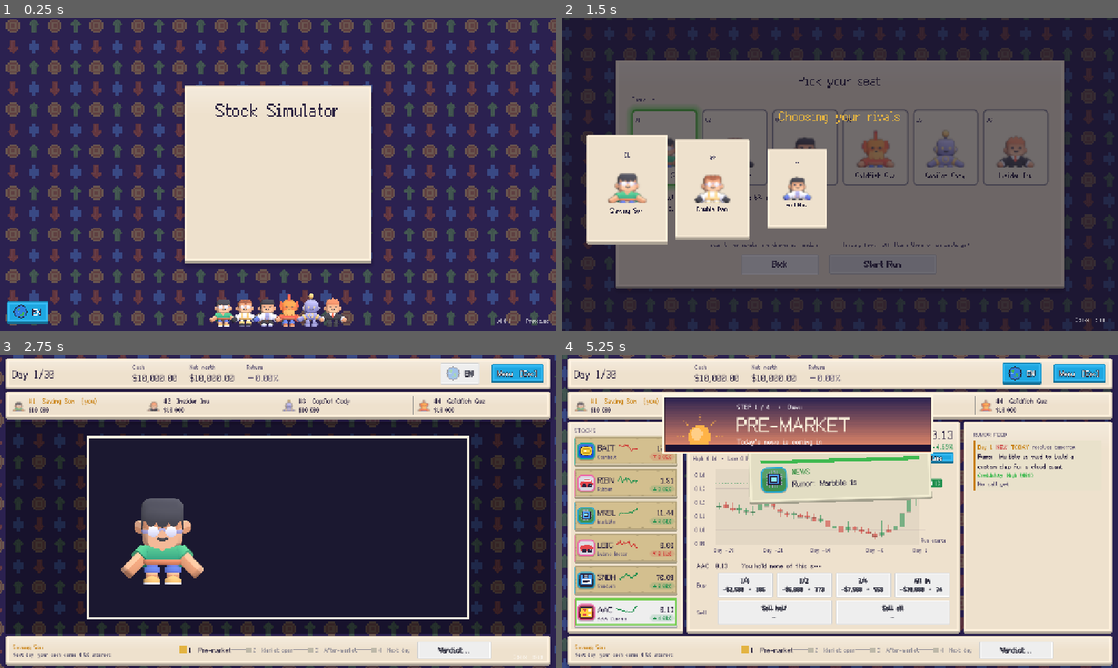
Above: before the commit, frames 1-4 (two rows, left to right).
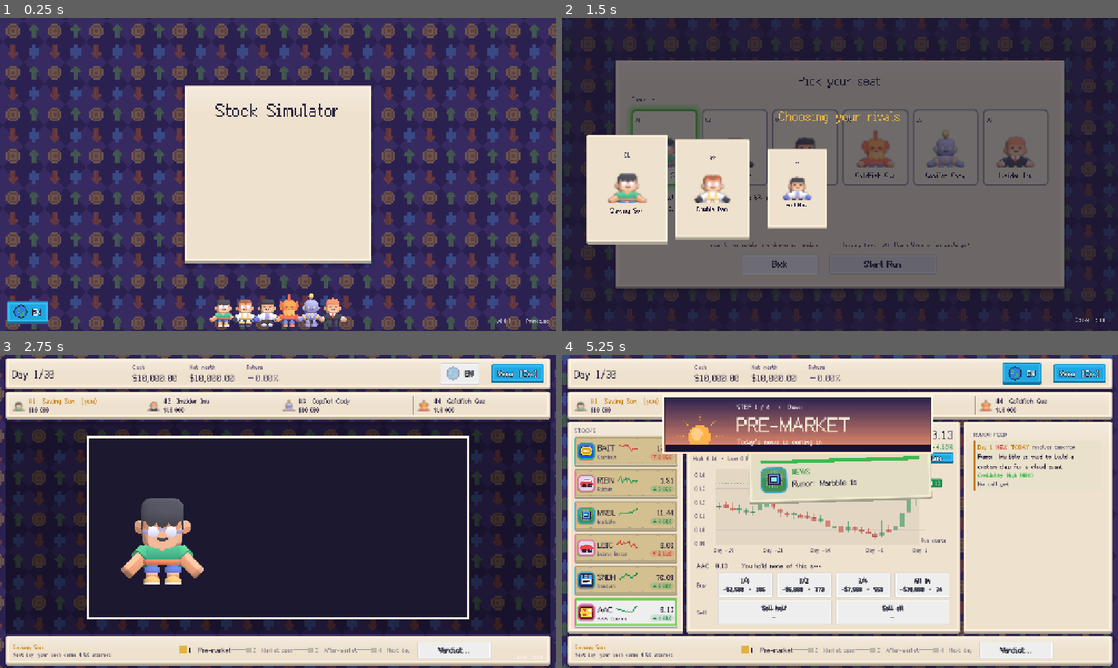
Above: after the commit, the same moments.

Repository: littenduck/stock-simulator
Game: Godot game, scene res://ui/main_menu/main_menu.tscn
The game is run twice, just before and just after one commit, with the same random seed, the same clock (stepped at 60 frames per second) and the same inputs.
Inputs (mouse positions are in pixels of both pictures, inside the frame that each line leads up to):
- Up to frame 1 (0.25 s): no input
- Up to frame 2 (1.5 s): click "New Run" at 0.5 s; click "Start Run" at 1.25 s
- Up to frame 3 (2.75 s): tap Enter (ui_accept) at 2, 2.27 s; move the mouse to (400, 495) at 2.02 s; hold Right from 2.03 s (still down); hold B (buy) from 2.03 s (still down); click (400, 495) at 2.17 s
- Up to frame 4 (5.25 s): move the mouse to (728, 527) at 2.77 s; release Right at 2.78 s; release B (buy) at 2.78 s; hold Left 2.78-3.53 s; tap Space (next_day) at 2.85 s; tap Enter (ui_accept) at 3.02, 4.52 s; move the mouse to (895, 442) at 3.52 s; hold Right 3.53-4.28 s; tap 3 (select_stock_3) at 3.6 s; move the mouse to (812, 574) at 4.27 s; hold W 4.28-5.03 s; tap 6 (select_stock_6) at 4.35 s; click (812, 574) at 4.42 s; move the mouse to (1006, 558) at 5.02 s; hold Left from 5.03 s (still down); hold S (sell) from 5.03 s (still down)

The runs differ from the first frame. In frame 1, 19% of the frame differs, in the area x 1-100%, y 0-100%; in frame 2, 3.2%; in frame 3, 8.8%; in frame 4, 2.6%.

Commit message:
ui: the background is a diamond checkerboard (dark and light) scrolling from the top-left to the bottom-right, with the icons kept on top; the same scene is used in the menus and in the game
Co-Authored-By: Claude Sonnet 5.5 <noreply@anthropic.com>

Diff:
--- a/ui/theme/animated_background.gdshader
+++ b/ui/theme/animated_background.gdshader
@@ -1,13 +1,25 @@
 shader_type canvas_item;
-// Scrolls a seamless tile diagonally (up and to the right). `rect_size` is set by animated_background.gd.
+// A diamond checkerboard (dark and light squares turned 45 degrees) that scrolls from the top-left to the bottom-right,
+// with the small coin / plus / arrow icons of `tile` drawn over it and scrolling with it. The checkerboard follows the
+// background of fusion-pixel-font.takwolf.com: a 96 px cell, 96 px of travel every 4 seconds. `rect_size` is set by
+// animated_background.gd.
 
 uniform sampler2D tile : filter_nearest, repeat_enable;
 uniform vec2 rect_size = vec2(1280.0, 720.0);
 uniform vec2 tile_size = vec2(96.0, 96.0);
-uniform float speed = 24.0; // pixels per second
+uniform float speed = 24.0; // pixels per second, along both axes
+uniform vec4 dark : source_color = vec4(0.169, 0.129, 0.314, 1.0);
+uniform vec4 light : source_color = vec4(0.215, 0.165, 0.376, 1.0);
 
 void fragment() {
-	vec2 pixel = UV * rect_size;
-	pixel += vec2(-1.0, 1.0) * TIME * speed;
-	COLOR = texture(tile, pixel / tile_size);
+	vec2 pixel = UV * rect_size - vec2(1.0, 1.0) * TIME * speed;
+	// Inside one cell (x, y from 0 to 96) the dark part is the diamond |x - y| <= 48 and 48 <= x + y <= 144;
+	// the four corners around it are light and join the neighbouring cells' corners into light diamonds.
+	vec2 q = mod(floor(pixel), tile_size.x);
+	bool is_light = abs(q.x - q.y) > 48.0 || abs(q.x + q.y - 96.0) > 48.0;
+	vec4 base = is_light ? light : dark;
+	// The icons: the tile's own background colour is not drawn, only what is painted on it.
+	vec4 icon = texture(tile, pixel / tile_size);
+	float is_icon = step(0.04, distance(icon.rgb, dark.rgb)) * icon.a;
+	COLOR = vec4(mix(base.rgb, icon.rgb, is_icon), 1.0);
 }
